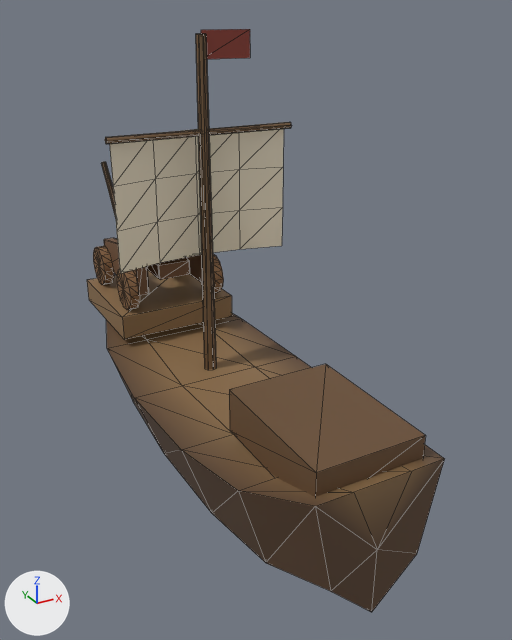
Two versions of the glTF model public/gltf/pirate-ship.glb, one commit apart.
Rendered twice from a 50 mm lens placed at (-0.633, -1.327, 0.916), pointed at (0.088, -0.016, 0.261). Lighting does not change. The marker at lower left points along +X, +Y and +Z. The older version comes first. Mesh edges are drawn as thin lines. Where no turn or scale is listed for an object, it has been applied to the vertices. Vertices at exactly the same position are counted once.

Objects in the first picture: 'ship-carriage', 'ship-hull'.
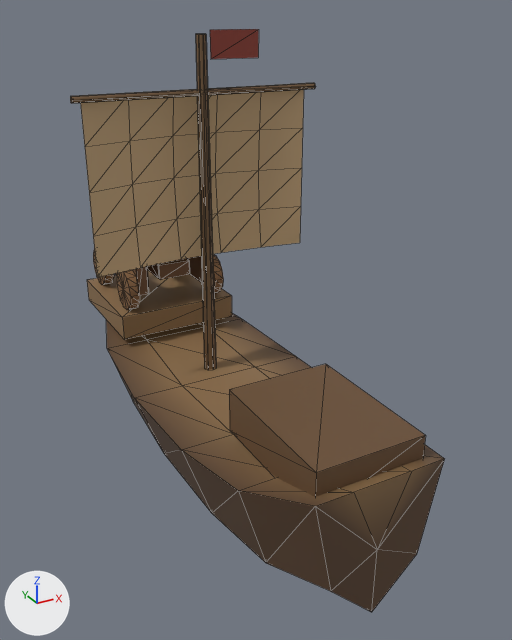
Commit message: tweak(ship): 帆上抬收弧改做旧色并淡化海面船影

Edits to the scene script, one JSON object a line:
```json
{"block": "me_mesh_0", "where": "# used by ob_ship_hull; location = (0.0, 0.0, 0.0)"}
{"op": "remove", "block": "me_mesh_0", "code": "me_mesh_0.from_pydata(...)  # 148 vertices, 242 faces; spans x -0.21..0.21, y -0.6..0.782, z -0.12..0.877"}
{"op": "add", "block": "me_mesh_0", "code": "me_mesh_0.from_pydata(...)  # 158 vertices, 258 faces; spans x -0.27..0.27, y -0.6..0.782, z -0.12..0.877"}
{"block": "me_mesh_0", "change": "me_mesh_0 part 1: the loose piece of 4 vertices spanning x 0.0..0.11, y 0.05, z 0.822..0.877 is moved by (0.02, 0.0, 0.0)"}
{"block": "me_mesh_0", "change": "me_mesh_0 part 2"}
{"block": "me_mesh_0", "change": "7 vertices are removed from x -0.2..0.2, y 0.06..0.095, z 0.4..0.587"}
{"block": "me_mesh_0", "change": "11 faces are deleted"}
{"block": "me_mesh_0", "change": "7 vertices in x -0.21, y 0.043..0.057, z 0.674..0.686 move by (-0.06, 0.0, 0.08)"}
{"block": "me_mesh_0", "change": "7 vertices in x 0.21, y 0.043..0.057, z 0.674..0.686 move by (0.06, 0.0, 0.08)"}
{"block": "me_mesh_0", "change": "13 vertices move from x -0.2..0.2, y 0.06..0.095, z 0.493..0.68 to x -0.25..0.15, y 0.06..0.103, z 0.58..0.76"}
{"block": "me_mesh_0", "change": "17 vertices are added at x -0.25..0.25, y 0.06..0.097, z 0.4..0.76"}
{"block": "me_mesh_0", "change": "27 new faces join them"}
{"block": "me_mesh_0", "change": "me_mesh_0 part 3: 13 kept faces spanning x -0.25..0.15, y 0.06..0.103, z 0.58..0.76 get new vertex colours; the middle colour goes from pale yellow #e8ddc4 to brown #bfa279"}
```

Location of each change, [x1, y1, x2, y2] in pixels of the pictures (512 x 640 px; the box of a moved part takes in the faces that stretch with it):
```json
{"object": "ship-hull", "change": "reshaped", "before": [87, 29, 444, 612], "after": [70, 29, 444, 612]}
{"part": 1, "of": "me_mesh_0", "change": "moved or reshaped", "before": [201, 29, 250, 59], "after": [210, 29, 259, 59]}
{"part": 2, "of": "me_mesh_0", "change": "moved or reshaped", "before": [105, 122, 292, 273], "after": [70, 83, 316, 277]}
{"part": 3, "of": "me_mesh_0", "change": "recoloured", "before": [110, 128, 279, 231], "after": [81, 92, 256, 192]}
```
